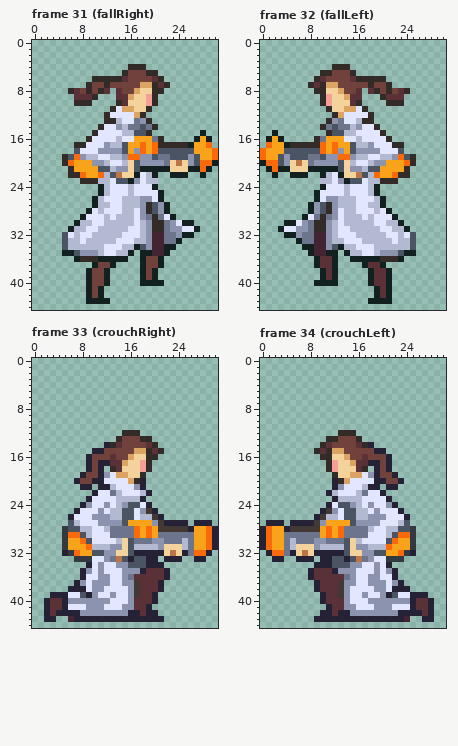
Pixel-art file -- rawAssets/animations/Flipside_Player_Model_AllAnims_Cropped.aseprite. The first picture shows the starting point.
31x45 pixels, 127 frames. Shown: frame 31 (fallRight), frame 32 (fallLeft), frame 33 (crouchRight), frame 34 (crouchLeft). The commit also changed other frames, which this record leaves out.
The result:
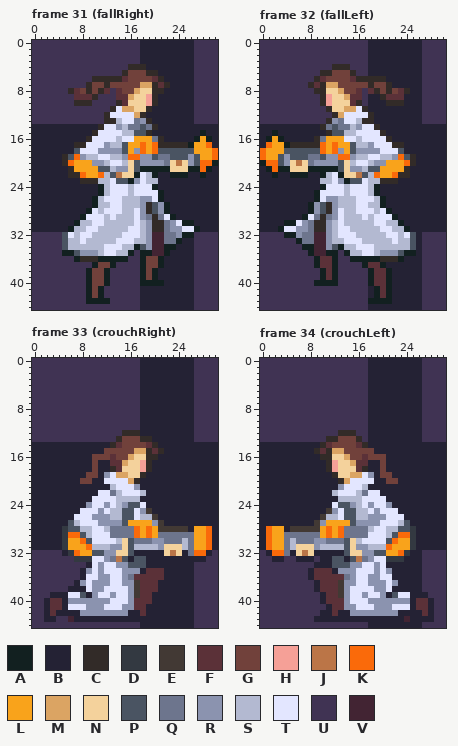
Palette (. is transparent): A #122020  B #242234  C #322b28  D #333941  E #423934  F #5b3138  G #71413b  H #f5a097  J #bb7547  K #fa6a0a  L #f9a31b  M #dba463  N #f4d29c  P #4a5462  Q #6d758d  R #8b93af  S #b3b9d1  T #e3e6ff  U #403353  V #422433
Change:
layer "Layer 3" now shown
Changed rows in their new state; - is an unchanged pixel.
Frame 31 (fallRight), layer "Layer 3":
first column x 0:
 0 UUUUUUUUUUUUUUUUUUBBBBBBBBBUUUU
 1 UUUUUUUUUUUUUUUUUUBBBBBBBBBUUUU
 2 UUUUUUUUUUUUUUUUUUBBBBBBBBBUUUU
 3 UUUUUUUUUUUUUUUUUUBBBBBBBBBUUUU
 4 UUUUUUUUUUUUUUUU---BBBBBBBBUUUU
 5 UUUUUUUUUUUUUUU------BBBBBBUUUU
 6 UUUUUUUUUU------------BBBBBUUUU
 7 UUUUUUUUU--------------BBBBUUUU
 8 UUUUUU-------U--------BBBBBUUUU
 9 UUUUUUU----UUU-------BBBBBBUUUU
10 UUUUUUU---UUUU-------BBBBBBUUUU
11 UUUUUUUUUUUUU-------BBBBBBBUUUU
12 UUUUUUUUUUUU-------BBBBBBBBUUUU
13 UUUUUUUUUUUU--------BBBBBBBUUUU
14 BBBBBBBBBBB----------BBBBBBBBBB
15 BBBBBBBBBB----------BBBBBBBB-BB
16 BBBBBBBBB-------------BBBBB---B
17 BBBBBBB-----------------------B
18 BBBBBBB------------------------
19 BBBBB--------------------------
20 BBBBB--------------------------
21 BBBBBB------------------------B
22 BBBBBB---------------BB---BB-BB
23 BBBBBBBB-------------BBBBBBBBBB
24 BBBBBBBBBBB----------BBBBBBBBBB
25 BBBBBBBBBBB-----------BBBBBBBBB
26 BBBBBBBBBB------------BBBBBBBBB
27 BBBBBBBBBB-------------BBBBBBBB
28 BBBBBBBBB--------------BBBBBBBB
29 BBBBBBBB----------------BBBBBBB
30 BBBBBBB--------------------BBBB
31 BBBBBB----------------------BBB
32 UUUUU----------------------UUUU
33 UUUUU--------------------BBUUUU
34 UUUUU-------------------BBBUUUU
35 UUUUU------------U-----BBBBUUUU
36 UUUUUUU---------UU----BBBBBUUUU
37 UUUUUUUUUU----UUUU----BBBBBUUUU
38 UUUUUUUUU----UUUUU---BBBBBBUUUU
39 UUUUUUUUU----UUUUU---BBBBBBUUUU
40 UUUUUUUUU----UUUUU----BBBBBUUUU
41 UUUUUUUUU---UUUUUUBBBBBBBBBUUUU
42 UUUUUUUUU---UUUUUUBBBBBBBBBUUUU
43 UUUUUUUUU----UUUUUBBBBBBBBBUUUU
44 UUUUUUUUUUUUUUUUUUBBBBBBBBBUUUU
Frame 32 (fallLeft), layer "Layer 3":
first column x 0:
 0 UUUUUUUUUUUUUUUUUUBBBBBBBBBUUUU
 1 UUUUUUUUUUUUUUUUUUBBBBBBBBBUUUU
 2 UUUUUUUUUUUUUUUUUUBBBBBBBBBUUUU
 3 UUUUUUUUUUUUUUUUUUBBBBBBBBBUUUU
 4 UUUUUUUUUUUU---UUUBBBBBBBBBUUUU
 5 UUUUUUUUUU------UUBBBBBBBBBUUUU
 6 UUUUUUUUU------------BBBBBBUUUU
 7 UUUUUUUU--------------BBBBBUUUU
 8 UUUUUUUUU--------U-------BBUUUU
 9 UUUUUUUUUU-------UBB----BBBUUUU
10 UUUUUUUUUU-------UBBB---BBBUUUU
11 UUUUUUUUUUU-------BBBBBBBBBUUUU
12 UUUUUUUUUUUU-------BBBBBBBBUUUU
13 UUUUUUUUUUU--------BBBBBBBBUUUU
14 BBBBBBBBBB----------BBBBBBBBBBB
15 BB-BBBBBBBB----------BBBBBBBBBB
16 B---BBBBB-------------BBBBBBBBB
17 B-----------------------BBBBBBB
18 ------------------------BBBBBBB
19 --------------------------BBBBB
20 --------------------------BBBBB
21 B------------------------BBBBBB
22 BB-BB---BB---------------BBBBBB
23 BBBBBBBBBB-------------BBBBBBBB
24 BBBBBBBBBB----------BBBBBBBBBBB
25 BBBBBBBBB-----------BBBBBBBBBBB
26 BBBBBBBBB------------BBBBBBBBBB
27 BBBBBBBB-------------BBBBBBBBBB
28 BBBBBBBB--------------BBBBBBBBB
29 BBBBBBB----------------BBBBBBBB
30 BBBB--------------------BBBBBBB
31 BBB----------------------BBBBBB
32 UUUU----------------------BUUUU
33 UUUUUU--------------------BUUUU
34 UUUUUUU-------------------BUUUU
35 UUUUUUUU-----U------------BUUUU
36 UUUUUUUUU----UU---------BBBUUUU
37 UUUUUUUUU----UUUU----BBBBBBUUUU
38 UUUUUUUUUU---UUUUU----BBBBBUUUU
39 UUUUUUUUUU---UUUUU----BBBBBUUUU
40 UUUUUUUUU----UUUUU----BBBBBUUUU
41 UUUUUUUUUUUUUUUUUUB---BBBBBUUUU
42 UUUUUUUUUUUUUUUUUUB---BBBBBUUUU
43 UUUUUUUUUUUUUUUUUU----BBBBBUUUU
44 UUUUUUUUUUUUUUUUUUBBBBBBBBBUUUU
Frame 33 (crouchRight), layer "Layer 3":
first column x 0:
 0 UUUUUUUUUUUUUUUUUUBBBBBBBBBUUUU
 1 UUUUUUUUUUUUUUUUUUBBBBBBBBBUUUU
 2 UUUUUUUUUUUUUUUUUUBBBBBBBBBUUUU
 3 UUUUUUUUUUUUUUUUUUBBBBBBBBBUUUU
 4 UUUUUUUUUUUUUUUUUUBBBBBBBBBUUUU
 5 UUUUUUUUUUUUUUUUUUBBBBBBBBBUUUU
 6 UUUUUUUUUUUUUUUUUUBBBBBBBBBUUUU
 7 UUUUUUUUUUUUUUUUUUBBBBBBBBBUUUU
 8 UUUUUUUUUUUUUUUUUUBBBBBBBBBUUUU
 9 UUUUUUUUUUUUUUUUUUBBBBBBBBBUUUU
10 UUUUUUUUUUUUUUUUUUBBBBBBBBBUUUU
11 UUUUUUUUUUUUUUUUUUBBBBBBBBBUUUU
12 UUUUUUUUUUUUUUU---BBBBBBBBBUUUU
13 UUUUUUUUUUUUUU------BBBBBBBUUUU
14 BBBBBBBBBBBB---------BBBBBBBBBB
15 BBBBBBBBBB------------BBBBBBBBB
16 BBBBBBBBB------------BBBBBBBBBB
17 BBBBBBBBB-----------BBBBBBBBBBB
18 BBBBBBBBB---B-------BBBBBBBBBBB
19 BBBBBBBB-----------BBBBBBBBBBBB
20 BBBBBBB------------BBBBBBBBBBBB
21 BBBBBBBB--B--------BBBBBBBBBBBB
22 BBBBBBBBBB----------BBBBBBBBBBB
23 BBBBBBBBB----------BBBBBBBBBBBB
24 BBBBBBBB------------BBBBBBBBBBB
25 BBBBBBB--------------BBBBBBBBBB
26 BBBBBB----------------BBBBBBBBB
27 BBBBBB--------------------B---B
28 BBBBB--------------------------
29 BBBBB--------------------------
30 BBBBB--------------------------
31 BBBBB--------------------------
32 UUUUU-------------------------U
33 UUUUUUU--------------B---BB--UU
34 UUUUUUUUU-------------BBBBBUUUU
35 UUUUUUUU---------------BBBBUUUU
36 UUUUUUUU---------------BBBBUUUU
37 UUUUUUU---------------BBBBBUUUU
38 UUUUUU----------------BBBBBUUUU
39 UUU------------------BBBBBBUUUU
40 UU-------------------BBBBBBUUUU
41 UU------------------BBBBBBBUUUU
42 UU-------------------BBBBBBUUUU
43 UU--UU----------------BBBBBUUUU
44 UUUUUUUUUUUUUUUUUUBBBBBBBBBUUUU
Frame 34 (crouchLeft), layer "Layer 3":
first column x 0:
 0 UUUUUUUUUUUUUUUUUUBBBBBBBBBUUUU
 1 UUUUUUUUUUUUUUUUUUBBBBBBBBBUUUU
 2 UUUUUUUUUUUUUUUUUUBBBBBBBBBUUUU
 3 UUUUUUUUUUUUUUUUUUBBBBBBBBBUUUU
 4 UUUUUUUUUUUUUUUUUUBBBBBBBBBUUUU
 5 UUUUUUUUUUUUUUUUUUBBBBBBBBBUUUU
 6 UUUUUUUUUUUUUUUUUUBBBBBBBBBUUUU
 7 UUUUUUUUUUUUUUUUUUBBBBBBBBBUUUU
 8 UUUUUUUUUUUUUUUUUUBBBBBBBBBUUUU
 9 UUUUUUUUUUUUUUUUUUBBBBBBBBBUUUU
10 UUUUUUUUUUUUUUUUUUBBBBBBBBBUUUU
11 UUUUUUUUUUUUUUUUUUBBBBBBBBBUUUU
12 UUUUUUUUUUUUU---UUBBBBBBBBBUUUU
13 UUUUUUUUUUU------UBBBBBBBBBUUUU
14 BBBBBBBBBB---------BBBBBBBBBBBB
15 BBBBBBBBB------------BBBBBBBBBB
16 BBBBBBBBBB------------BBBBBBBBB
17 BBBBBBBBBBB-----------BBBBBBBBB
18 BBBBBBBBBBB-------B---BBBBBBBBB
19 BBBBBBBBBBBB-----------BBBBBBBB
20 BBBBBBBBBBBB------------BBBBBBB
21 BBBBBBBBBBBB--------B--BBBBBBBB
22 BBBBBBBBBBB----------BBBBBBBBBB
23 BBBBBBBBBBBB----------BBBBBBBBB
24 BBBBBBBBBBB------------BBBBBBBB
25 BBBBBBBBBB--------------BBBBBBB
26 BBBBBBBBB----------------BBBBBB
27 B---B--------------------BBBBBB
28 --------------------------BBBBB
29 --------------------------BBBBB
30 --------------------------BBBBB
31 --------------------------BBBBB
32 U-------------------------BUUUU
33 UU--UU---U--------------BBBUUUU
34 UUUUUUUUU-------------BBBBBUUUU
35 UUUUUUUU---------------BBBBUUUU
36 UUUUUUUU---------------BBBBUUUU
37 UUUUUUUUU---------------BBBUUUU
38 UUUUUUUUU----------------BBUUUU
39 UUUUUUUUUU------------------UUU
40 UUUUUUUUUU-------------------UU
41 UUUUUUUUUUU------------------UU
42 UUUUUUUUUU-------------------UU
43 UUUUUUUUU----------------BB--UU
44 UUUUUUUUUUUUUUUUUUBBBBBBBBBUUUU
